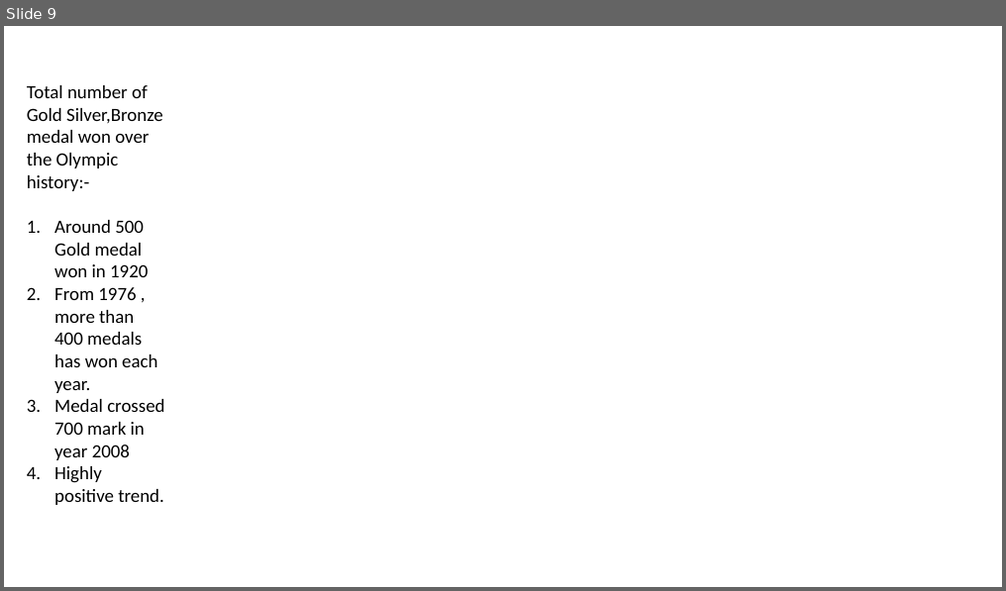
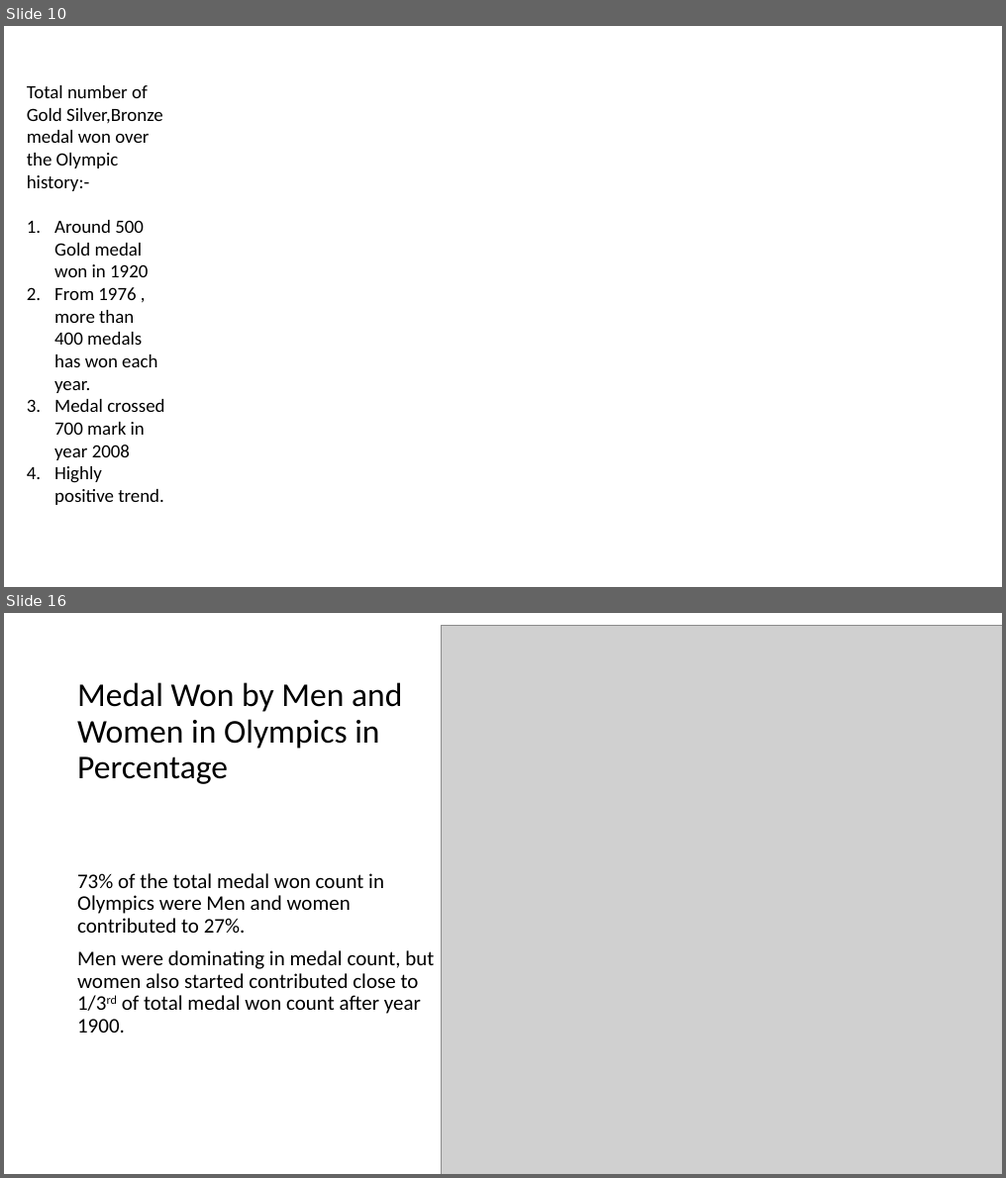
Before and after one commit to harjeet31/Summer-Olympics-EDA, a slide deck: Summer Olympics - EDA.pptx. Shown one above the other, each under a label of ours: slide 9 before the commit, slides 10 and 16 after it; the slides between them are not shown. The pictures are 1006x591 and 1006x1178 pixels, drawn with LibreOffice and Linux fonts; fonts in the diff are those of the drawing; grey boxes stand for pictures; background and template pictures are left out. Boxes give left, top, right and bottom in pixels: in the first picture for what was removed or moved away, otherwise in the second. Text is boxed around its words. In the diff, an @@ line names an element or a change of style, - is before the commit and + after.

```diff
--- a/Summer Olympics - EDA.pptx
+++ b/Summer Olympics - EDA.pptx
@@ slide 16 added at (x1=4, y1=613, x2=1002, y2=1174), background picture (left out) @@
@@ picture added at (x1=442, y1=625, x2=1002, y2=1174) @@
@@ title added at (x1=77, y1=682, x2=402, y2=784), 32 pt, text #000000 @@
+Medal Won by Men and Women in Olympics in Percentage
@@ text added at (x1=77, y1=873, x2=434, y2=1033), 20 pt, text #000000 @@
+73% of the total medal won count in Olympics were Men and women contributed to 27%.
+Men were dominating in medal count, but women also started contributed close to 1/3rd of total medal won count after year 1900.
@@ what was slide 9 is now slide 10 @@
```
Also in this commit, not shown: 5 slides changed, 13 other slides added, 2 slides removed, 2 other files.
